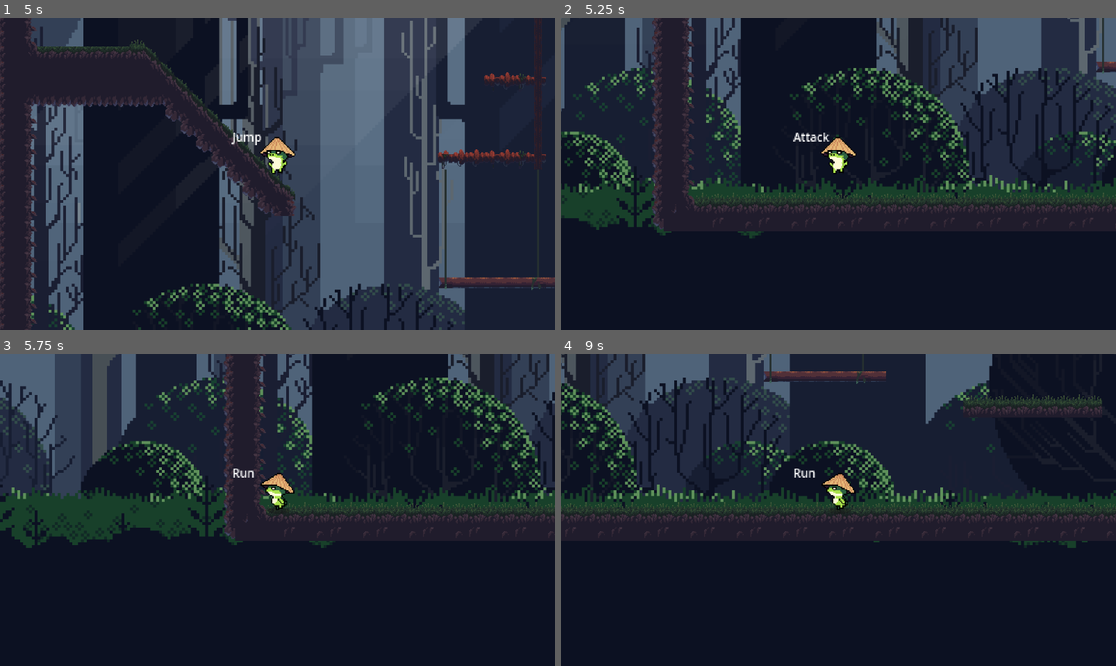
Above: before the commit, frames 1-4 (two rows, left to right).
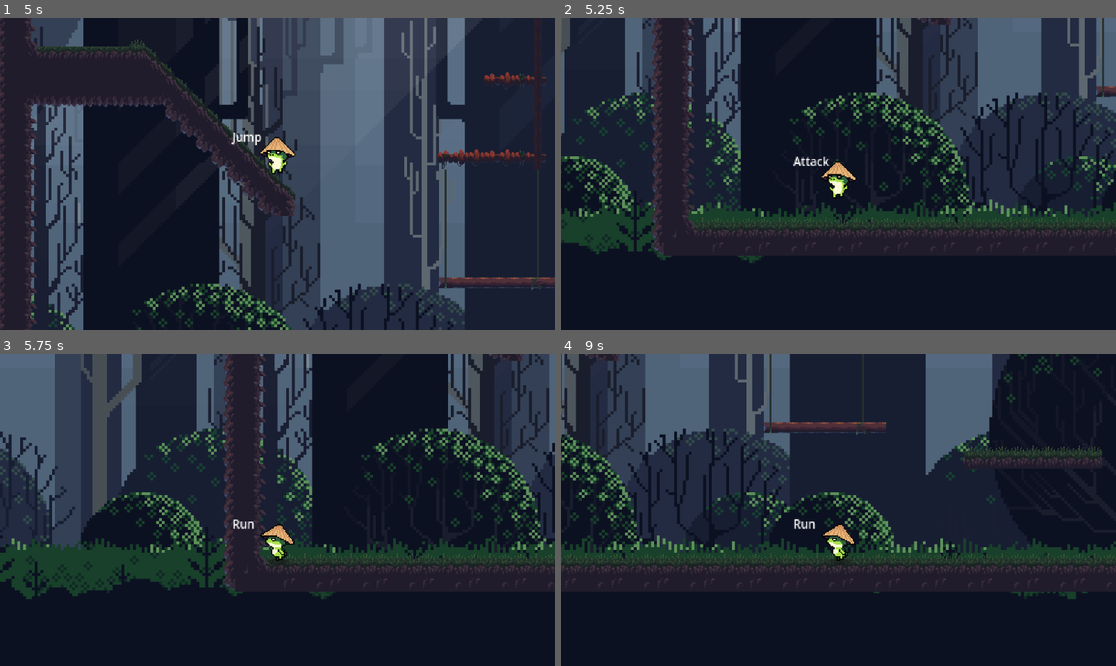
Above: after the commit, the same moments.

Repository: kedywek/SamuraiFrog
Game: Godot game, scene res://scenes/main.tscn
Same seed, same stepped clock (60 frames per second), same inputs: the game is played once before the commit and once after it.
Inputs:
- Up to frame 1 (5 s): hold D (right) 0.53-1.28 s; tap Shift (attack) every 0.75 s from 0.6 to 4.35 s; tap W (jump) at 0.77, 1.52, 3.02, 3.77, 4.52 s; hold A (left) 1.28-2.03 s; hold D (right) 2.03-3.53 s; hold A (left) from 3.53 s (still down)
- Up to frame 2 (5.25 s): keep holding A (left); tap Shift (attack) at 5.1 s
- Up to frame 3 (5.75 s): keep holding A (left)
- Up to frame 4 (9 s): tap Enter at 5.75 s; release A (left) at 5.78 s; hold D (right) 5.78-8.03 s; tap Shift (attack) every 0.75 s from 5.85 to 8.85 s; tap W (jump) at 6.02, 6.77, 7.52 s; hold A (left) from 8.03 s (still down)

Frame 1 is identical in both runs. In frame 2, 25% of the frame differs, in the area x 0-100%, y 0-79%; in frame 3, 30%; in frame 4, 28%.

Commit message:
camera smoothing

Diff:
--- a/scenes/characters/player.tscn
+++ b/scenes/characters/player.tscn
@@ -18,15 +18,36 @@
 _data = [Vector2(0, 1), 0.0, 0.0, 0, 0, Vector2(1, 0.175292), -1.40888, 0.0, 0, 0]
 point_count = 2
 
+[sub_resource type="SpriteFrames" id="SpriteFrames_ov08j"]
+animations = [{
+"frames": [{
+"duration": 1.0,
+"texture": null
+}, {
+"duration": 1.0,
+"texture": ExtResource("8_p8vek")
+}, {
+"duration": 1.0,
+"texture": ExtResource("9_03l07")
+}, {
+"duration": 1.0,
+"texture": ExtResource("10_c7x1m")
+}, {
+"duration": 1.0,
+"texture": ExtResource("11_ceflr")
+}, {
+"duration": 1.0,
+"texture": ExtResource("12_tnft7")
+}, {
+"duration": 1.0,
+"texture": null
+}],
+"loop": false,
+"name": &"default",
+"speed": 15.0
+}]
+
 [sub_resource type="CapsuleShape2D" id="CapsuleShape2D_l4nkx"]
-
-[sub_resource type="ParticleProcessMaterial" id="ParticleProcessMaterial_lhdui"]
-particle_flag_disable_z = true
-spread = 16.885
-initial_velocity_max = 133.6
-gravity = Vector3(0, 0, 0)
-linear_accel_min = -2.23517e-06
-linear_accel_max = 18.62
 
 [sub_resource type="Animation" id="Animation_lv5cv"]
 length = 0.001
@@ -252,35 +273,6 @@
 "run": SubResource("Animation_oujiy")
 }
 
-[sub_resource type="SpriteFrames" id="SpriteFrames_ov08j"]
-animations = [{
-"frames": [{
-"duration": 1.0,
-"texture": null
-}, {
-"duration": 1.0,
-"texture": ExtResource("8_p8vek")
-}, {
-"duration": 1.0,
-"texture": ExtResource("9_03l07")
-}, {
-"duration": 1.0,
-"texture": ExtResource("10_c7x1m")
-}, {
-"duration": 1.0,
-"texture": ExtResource("11_ceflr")
-}, {
-"duration": 1.0,
-"texture": ExtResource("12_tnft7")
-}, {
-"duration": 1.0,
-"texture": null
-}],
-"loop": false,
-"name": &"default",
-"speed": 15.0
-}]
-
 [node name="player" type="CharacterBody2D"]
 floor_max_angle = 0.767945
 script = ExtResource("1_5pw7r")
@@ -292,6 +284,33 @@
 position = Vector2(1, -10)
 scale = Vector2(1.22917, 1.22917)
 texture = ExtResource("2_12pvh")
+
+[node name="Sprite2D" type="Sprite2D" parent="."]
+texture = ExtResource("2_2x2q1")
+offset = Vector2(0, -16)
+flip_h = true
+
+[node name="attackR" type="AnimatedSprite2D" parent="."]
+position = Vector2(-12, -13)
+rotation = -2.53945
+sprite_frames = SubResource("SpriteFrames_ov08j")
+frame = 6
+frame_progress = 1.0
+centered = false
+offset = Vector2(-50.5, 0)
+
+[node name="attackL" type="AnimatedSprite2D" parent="."]
+position = Vector2(2.14, -24.215)
+rotation = 0.760964
+sprite_frames = SubResource("SpriteFrames_ov08j")
+frame = 6
+frame_progress = 1.0
+centered = false
+offset = Vector2(-25.205, 0)
+
+[node name="CollisionShape2D" type="CollisionShape2D" parent="."]
+position = Vector2(0, -15)
+shape = SubResource("CapsuleShape2D_l4nkx")
 
 [node name="Label" type="Label" parent="."]
 offset_left = -39.0
@@ -300,19 +319,6 @@
 offset_bottom = -25.0
 theme_override_font_sizes/font_size = 10
 text = "debug"
-
-[node name="Sprite2D" type="Sprite2D" parent="."]
-texture = ExtResource("2_2x2q1")
-offset = Vector2(0, -16)
-flip_h = true
-
-[node name="CollisionShape2D" type="CollisionShape2D" parent="."]
-position = Vector2(0, -15)
-shape = SubResource("CapsuleShape2D_l4nkx")
-
-[node name="Camera2D" type="Camera2D" parent="."]
-zoom = Vector2(2, 2)
-position_smoothing_speed = 200.0
 
 [node name="dash_timer" type="Timer" parent="."]
 wait_time = 0.1
@@ -345,31 +351,10 @@
 fill_mode = 4
 texture_progress = ExtResource("3_8ffhc")
 
-[node name="AttackEffectBehind" type="GPUParticles2D" parent="."]
-visible = false
-position = Vector2(0, -13)
-emitting = false
-amount = 1000
-process_material = SubResource("ParticleProcessMaterial_lhdui")
-
 [node name="AnimationPlayer" type="AnimationPlayer" parent="."]
 libraries = {
 "": SubResource("AnimationLibrary_d0psv")
 }
 
-[node name="attackR" type="AnimatedSprite2D" parent="."]
-position = Vector2(-12, -13)
-rotation = -2.53945
-sprite_frames = SubResource("SpriteFrames_ov08j")
-centered = false
-offset = Vector2(-50.5, 0)
-
-[node name="attackL" type="AnimatedSprite2D" parent="."]
-position = Vector2(2.14, -24.215)
-rotation = 0.760964
-sprite_frames = SubResource("SpriteFrames_ov08j")
-centered = false
-offset = Vector2(-25.205, 0)
-
 [connection signal="timeout" from="dash_timer" to="." method="_on_dash_timer_timeout"]
 [connection signal="timeout" from="dash_cooldown" to="." method="_on_dash_cooldown_timeout"]
--- a/scenes/main.tscn
+++ b/scenes/main.tscn
@@ -19,4 +19,11 @@
 position = Vector2(93, -717)
 scale = Vector2(1.2, 1.2)
 
+[node name="Camera2D" type="Camera2D" parent="player"]
+zoom = Vector2(2, 2)
+process_callback = 0
+limit_bottom = 350
+limit_smoothed = true
+position_smoothing_speed = 15.0
+
 [node name="UI" parent="." instance=ExtResource("3_t0fe0")]
--- a/scripts/characters/player.gd
+++ b/scripts/characters/player.gd
@@ -105,7 +105,6 @@
 
 
 func perform_state_actions(delta):
-	$AttackEffectBehind.emitting = false
 	shadow_appear()
 
 	match state:
@@ -143,7 +142,6 @@
 					$attackR.play("default")
 				elif velocity.x<0:
 					$attackL.play("default")
-				dashing_effect_particles()
 
 				$Label.text="Attack"
 
@@ -163,17 +161,15 @@
 
 
 func flip_sprite():
-	if velocity.x < 0:
-		$Sprite2D.flip_h = true
-	elif velocity.x > 0:
-		$Sprite2D.flip_h = false
+	if Input.is_action_pressed("left"):
+		$Sprite2D.flip_h=true
+	elif Input.is_action_pressed("right"):
+		$Sprite2D.flip_h=false
+	#if velocity.x < 0:
+		#$Sprite2D.flip_h = true
+	#elif velocity.x > 0:
+		#$Sprite2D.flip_h = false
 
-func dashing_effect_particles():
-	$AttackEffectBehind.emitting = true
-	if velocity.x>0:
-		$AttackEffectBehind.process_material.set_direction(Vector3(-1, 0, 0))
-	elif velocity.x < 0:
-		$AttackEffectBehind.process_material.set_direction(Vector3(1, 0, 0))
 
 func shadow_appear():
 	if is_on_floor():
Not shown: 1 places in scenes/characters/player.tscn that only renumber resources
